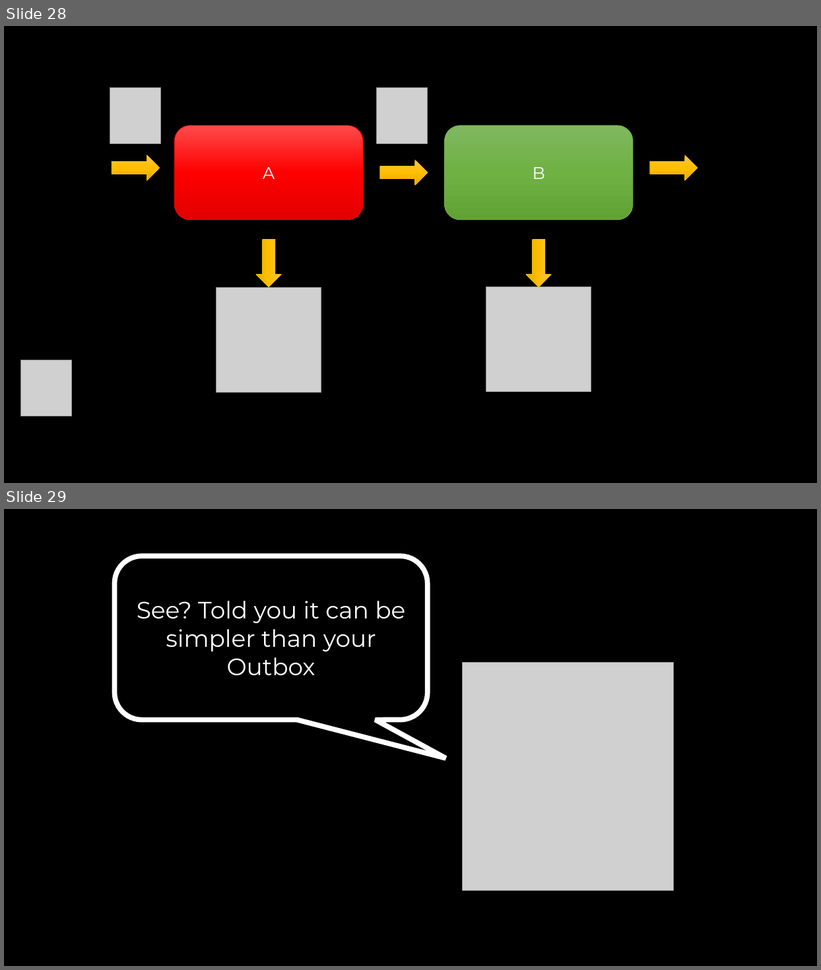
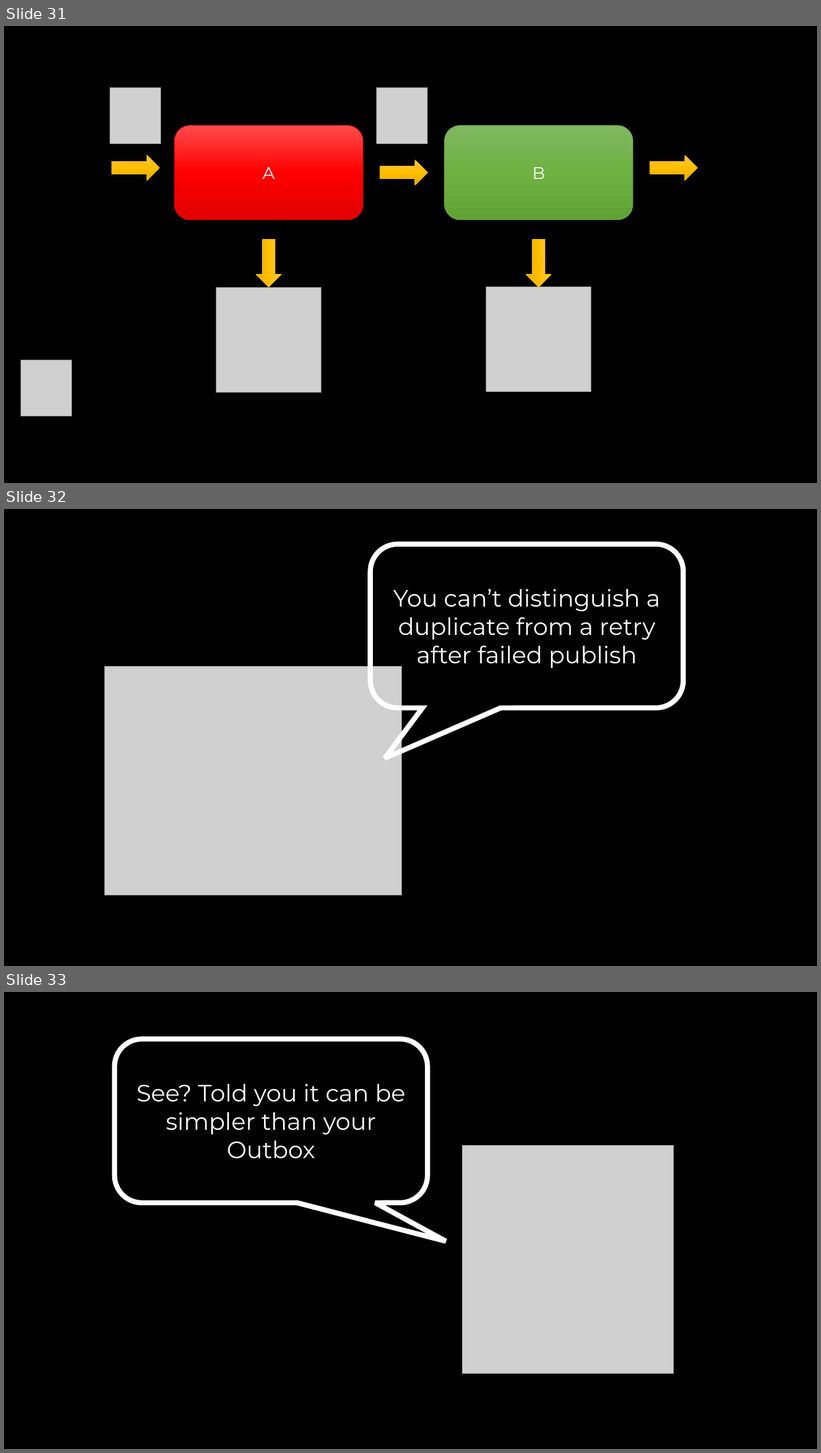
Before and after one commit to SzymonPobiega/DDDPatternsForADistributedSystem, a slide deck: docs/images.pptx. Shown one above the other, each under a label of ours: slides 28 and 29 before the commit, slides 31, 32 and 33 after it. The pictures are 821x970 and 821x1453 pixels, drawn with LibreOffice and Linux fonts; fonts in the diff are those of the drawing; grey boxes stand for pictures. Boxes give left, top, right and bottom in pixels: in the first picture for what was removed or moved away, otherwise in the second. Text is boxed around its words. In the diff, an @@ line names an element or a change of style, - is before the commit and + after.

```diff
--- a/docs/images.pptx
+++ b/docs/images.pptx
@@ slide 32 added at box(4, 509, 817, 966), background #000000 @@
@@ rounded speech box added at box(370, 545, 684, 708), outline #FFFFFF 6 pt, 28 pt, text #FFFFFF @@
+You can’t distinguish a duplicate from a retry after failed publish
@@ picture added at box(104, 666, 403, 895) @@
@@ what was slide 28 is now slide 31 @@
@@ what was slide 29 is now slide 33 @@
```
Also in this commit, not shown: 5 slides changed, 4 other slides added, 1 slide removed, 12 other files.
